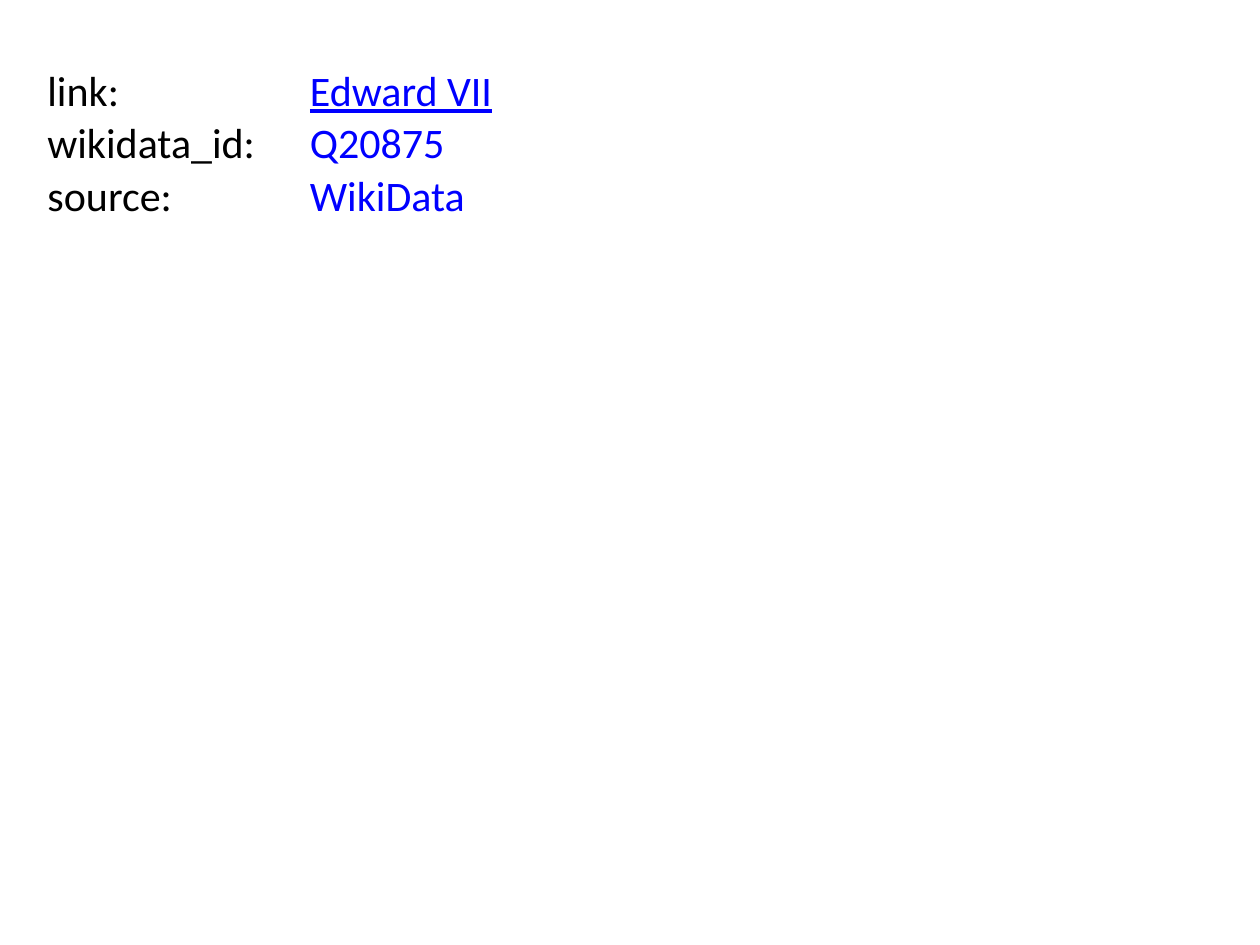
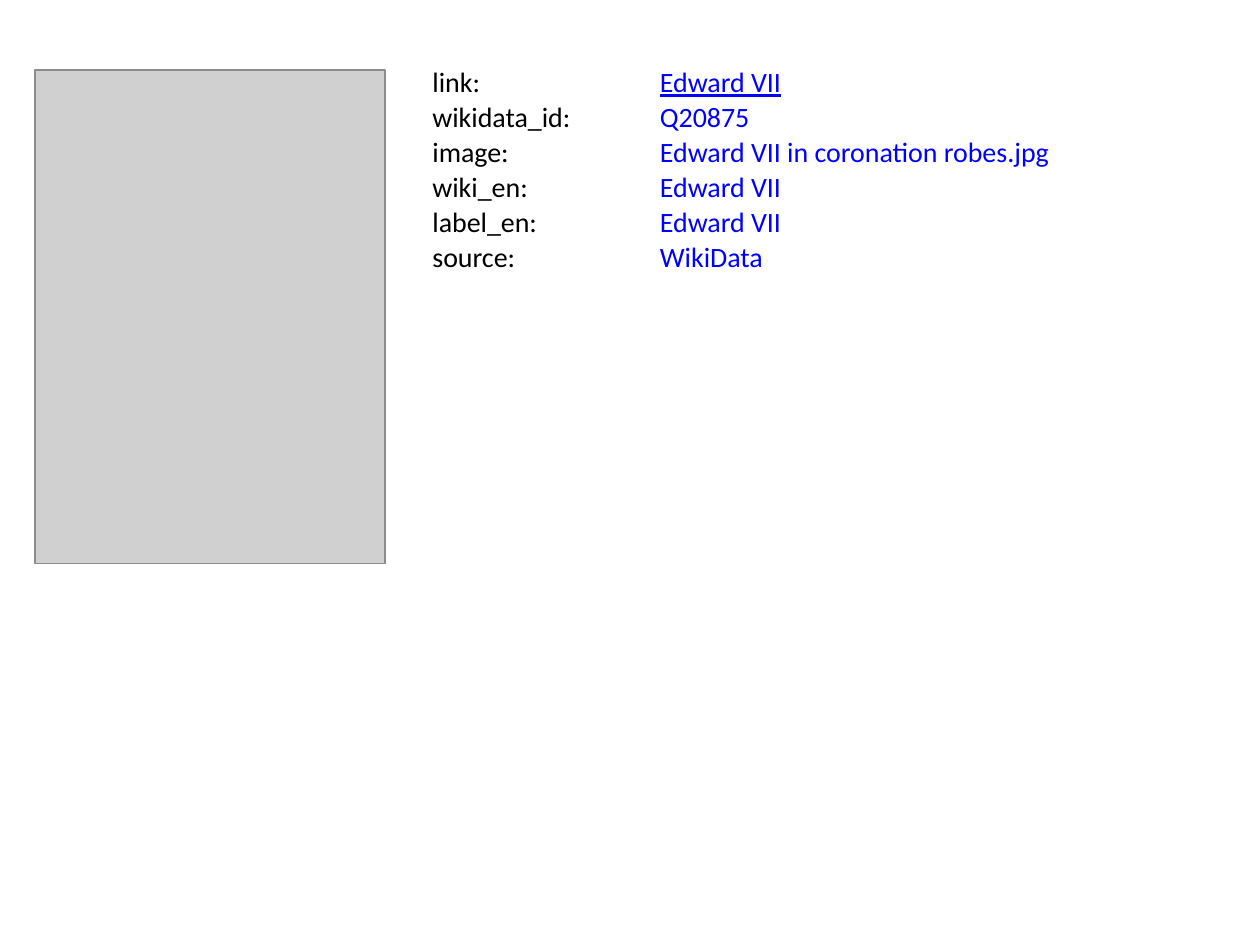
Before and after one commit to BITPlan/com.bitplan.simplegraph, a slide deck: slide 3 of QueenVictoria.pptx. Drawn at 1260x945 pixels with LibreOffice and Linux fonts; fonts in the diff are those of the drawing; grey boxes stand for pictures. Boxes give left, top, right and bottom in pixels: in the first picture for what was removed or moved away, otherwise in the second. Text is boxed around its words. In the diff, an @@ line names an element or a change of style, - is before the commit and + after.

```diff
--- a/QueenVictoria.pptx
+++ b/QueenVictoria.pptx
@@ text "link:": place and size @@
-text "link:" at box(47, 76, 119, 107)
+text "link:" at box(432, 72, 480, 92)
@@ text "Edward VII": place and size @@
-text "Edward VII" at box(310, 76, 492, 113)
+text "Edward VII" at box(660, 212, 781, 233)
@@ picture added at box(35, 71, 386, 564) @@
@@ text "wikidata_id:": place and size @@
-text "wikidata_id:" at box(47, 128, 255, 164)
+text "wikidata_id:" at box(432, 107, 570, 131)
@@ text "Q20875": place and size @@
-text "Q20875" at box(310, 129, 445, 164)
+text "Q20875" at box(660, 108, 749, 131)
@@ text added at box(660, 72, 1049, 167), 16 pt, text #0000FF @@
+Edward VII in coronation robes.jpg
@@ text added at box(432, 142, 508, 167), 16 pt, text #000000 @@
+image:
@@ text added at box(660, 142, 781, 163), 16 pt, text #0000FF @@
+Edward VII
@@ text added at box(432, 177, 537, 236), 16 pt, text #000000 @@
+wiki_en:
@@ text added at box(432, 177, 527, 201), 16 pt, text #000000 @@
+label_en:
@@ text added at box(660, 177, 781, 198), 16 pt, text #0000FF @@
+Edward VII
@@ size 24 to 16 pt in 6 elements at box(660, 212, 781, 233), box(432, 72, 480, 92), box(660, 108, 749, 131), box(660, 247, 763, 268), box(432, 107, 570, 131), box(432, 253, 515, 268) @@
@@ text "source:": place and size @@
-text "source:" at box(47, 190, 171, 212)
+text "source:" at box(432, 253, 515, 268)
@@ text "WikiData": place and size @@
-text "WikiData" at box(310, 181, 465, 212)
+text "WikiData" at box(660, 247, 763, 268)
```
Also in this commit, not shown: 9 other slides changed, 7 other files.
